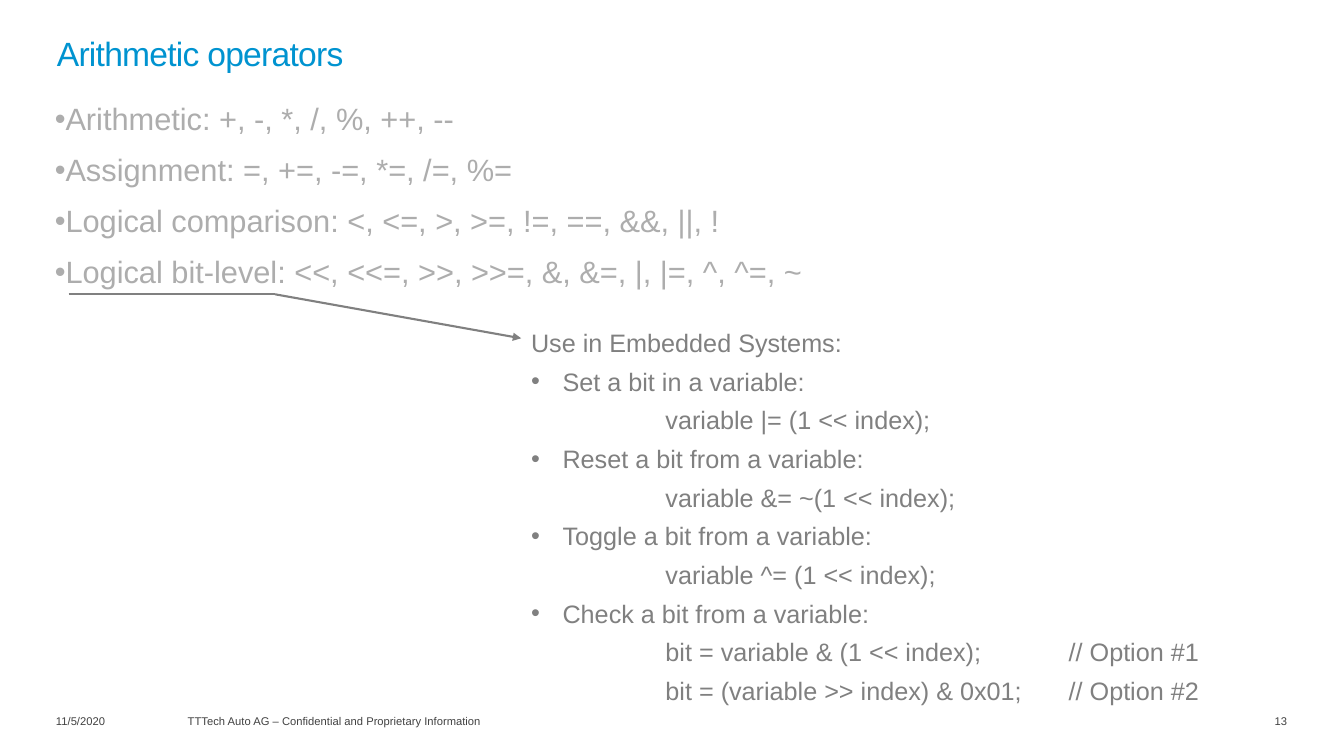
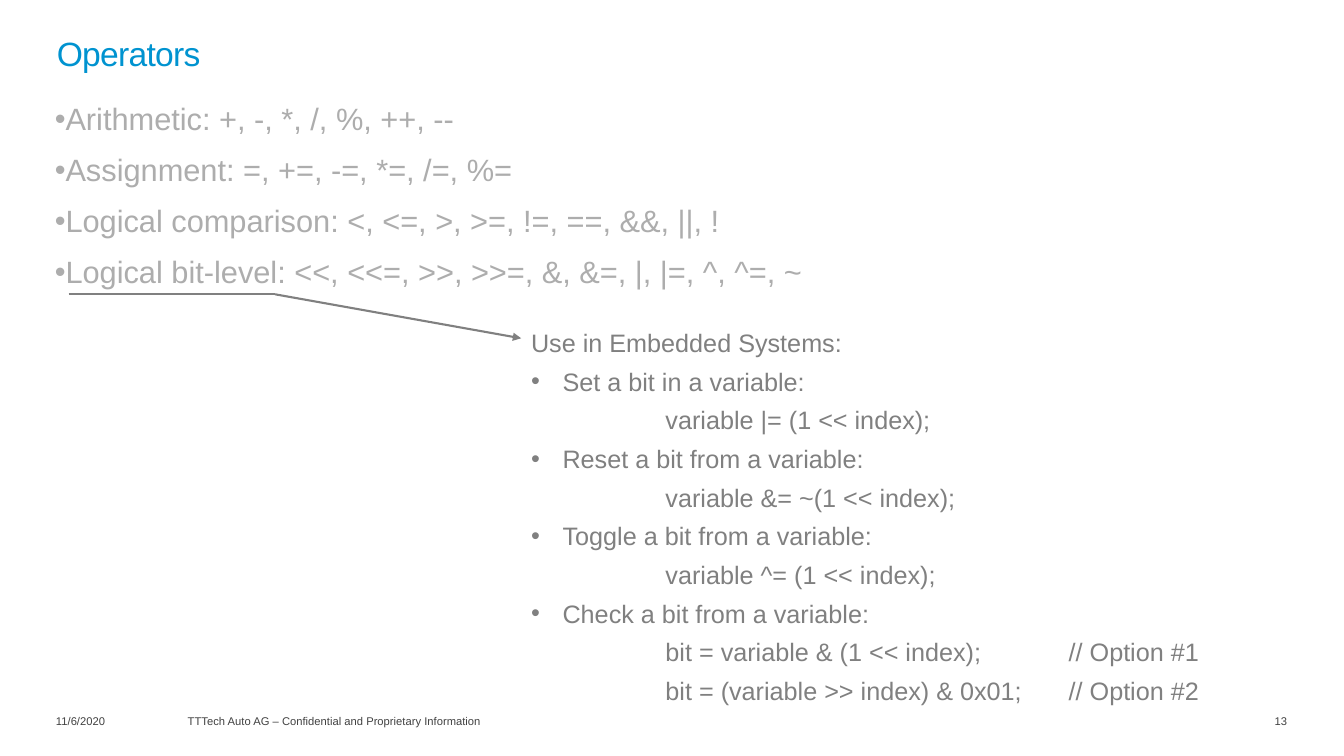
Before and after one commit to lucianotttech/C_Training, a slide deck: slide 13 of 01-Theory material/C_Training.pptx. Drawn at 1344x756 pixels with LibreOffice and Linux fonts; fonts in the diff are those of the drawing; background and template pictures are left out. Boxes give left, top, right and bottom in pixels: in the first picture for what was removed or moved away, otherwise in the second. Text is boxed around its words. In the diff, an @@ line names an element or a change of style, - is before the commit and + after.

```diff
--- a/01-Theory material/C_Training.pptx
+++ b/01-Theory material/C_Training.pptx
@@ title at box(57, 42, 200, 73): text changed @@
-Arithmetic operators
+Operators
```
Also in this commit, not shown: 52 other slides changed, 1 other file.
